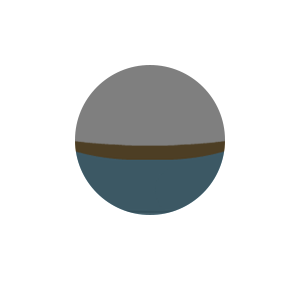
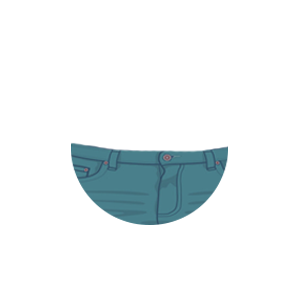
Layers edited between the first and the second 300×300 image:
hid "Ellipse 1" over [75, 65, 225, 215]
hid "Layer 2" over [75, 140, 225, 215]
added layer "Layer 3" over [71, 142, 228, 225]
